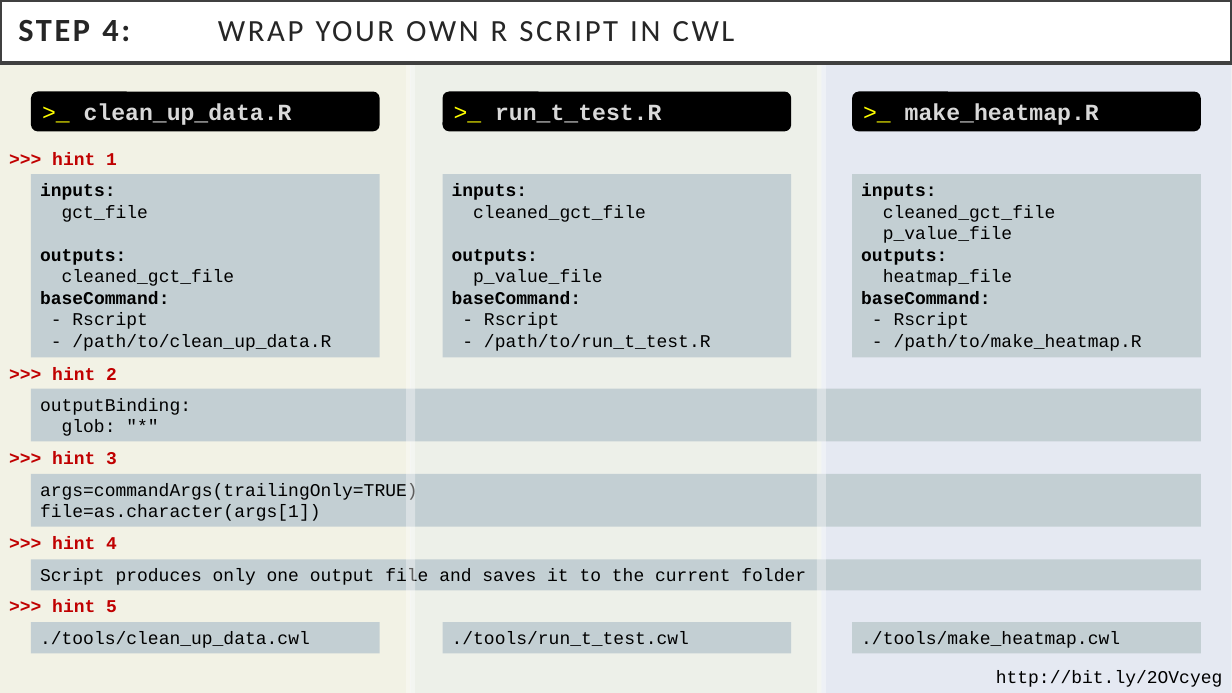
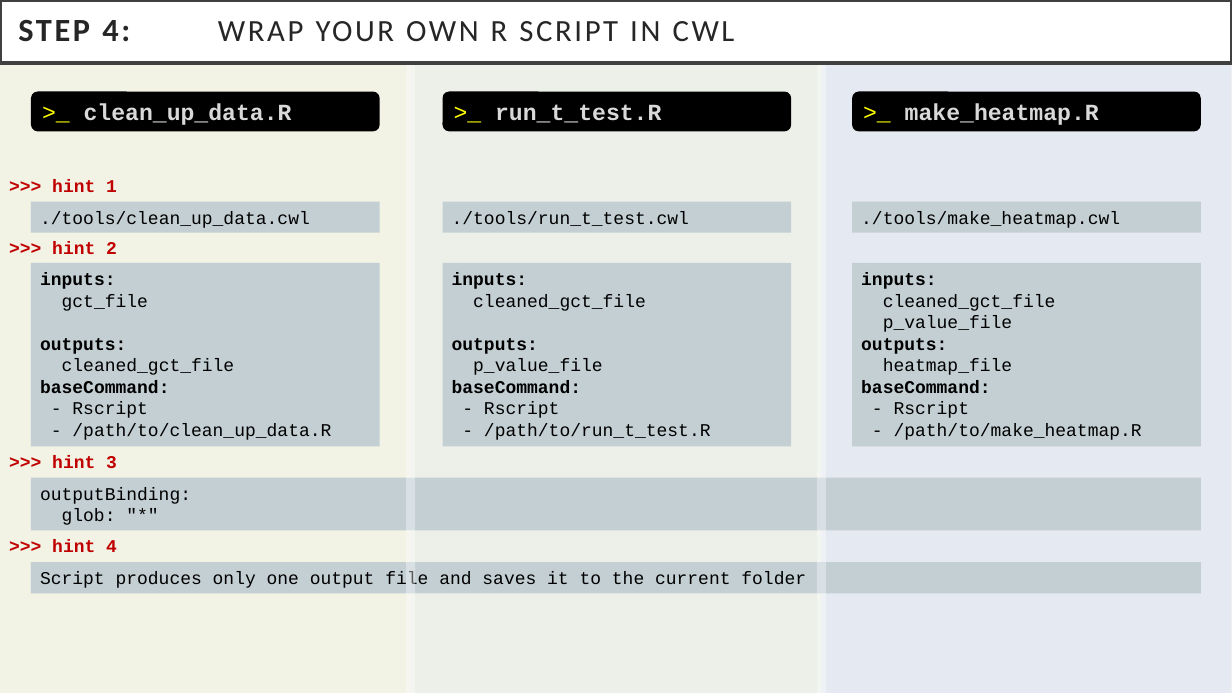
Before and after one commit to michael-kotliar/cwl_training, a slide deck: slide 6 of slides/cwl_workshop.pptx (slide 5 before the commit). Drawn at 1232x693 pixels with LibreOffice and Linux fonts; fonts in the diff are those of the drawing. Boxes give left, top, right and bottom in pixels: in the first picture for what was removed or moved away, otherwise in the second. Text is boxed around its words. In the diff, an @@ line names an element or a change of style, - is before the commit and + after.

```diff
--- a/slides/cwl_workshop.pptx
+++ b/slides/cwl_workshop.pptx
@@ text ">>> hint 1" moved from (x1=52, y1=153, x2=117, y2=165) to (x1=52, y1=179, x2=117, y2=192) @@
@@ 3 rectangles moved together from (x1=31, y1=622, x2=1201, y2=653) to (x1=31, y1=201, x2=1201, y2=233) @@
@@ text ">>> hint 2" moved from (x1=52, y1=367, x2=117, y2=380) to (x1=52, y1=241, x2=117, y2=254) @@
@@ 4 rectangles moved together from (x1=31, y1=174, x2=1202, y2=442) to (x1=31, y1=263, x2=1202, y2=531) @@
@@ text ">>> hint 3" moved from (x1=52, y1=452, x2=117, y2=465) to (x1=52, y1=456, x2=117, y2=469) @@
@@ rectangle removed at (x1=31, y1=474, x2=1202, y2=527) @@
-args=commandArgs(trailingOnly=TRUE)
-file=as.character(args[1])
@@ text removed at (x1=52, y1=600, x2=117, y2=612) @@
->>> hint 5
@@ text removed at (x1=996, y1=670, x2=1223, y2=687) @@
-http://bit.ly/2OVcyeg
```
Also in this commit, not shown: 10 other slides changed, 1 slide added.
